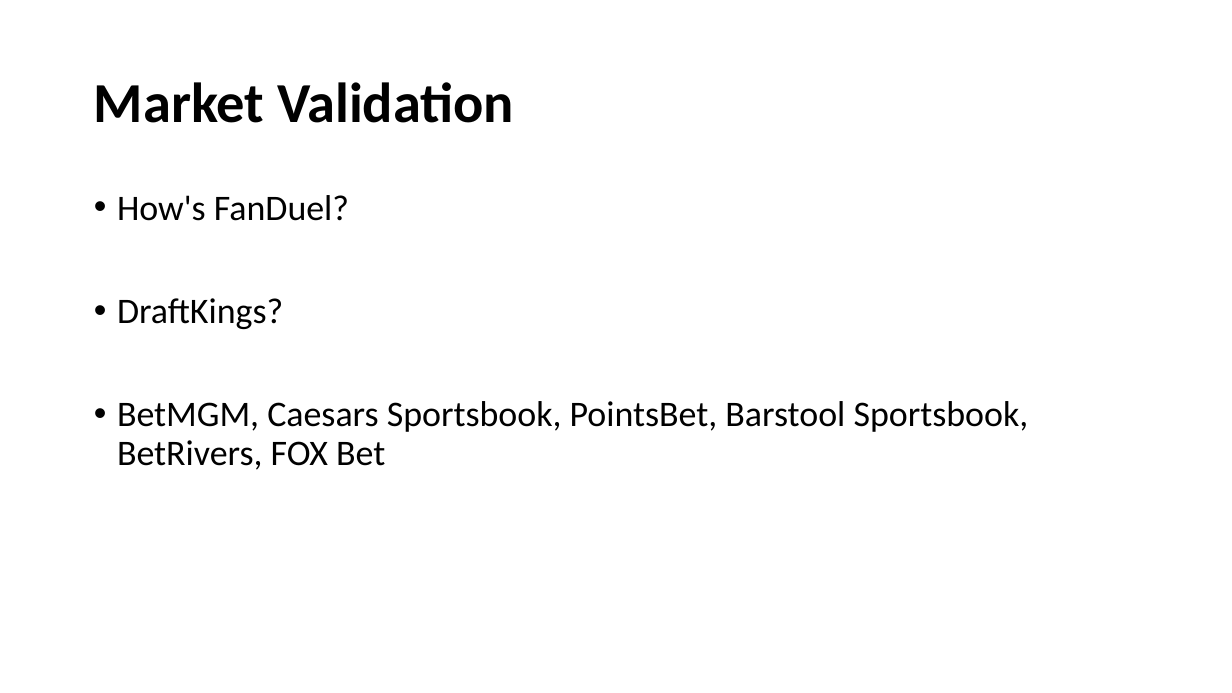
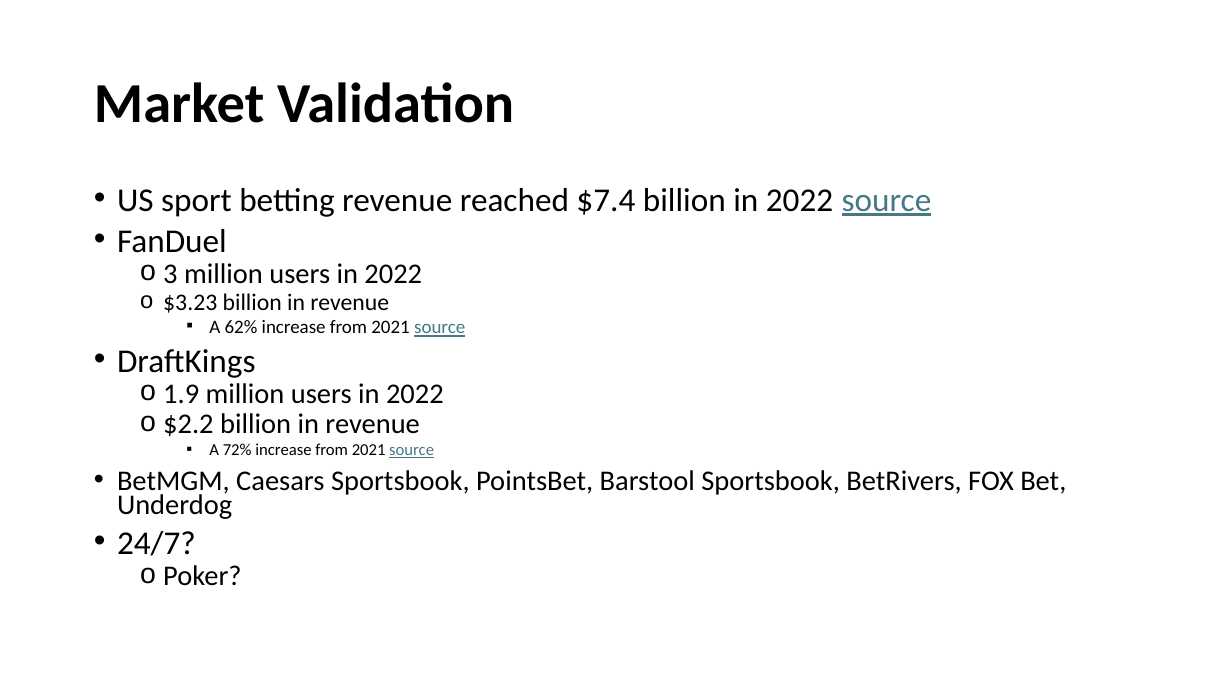
Before and after one commit to geektechniquestudios/ChessWager, a slide deck: slide 6 of brand-assets/pitch-deck/ChessWagerPitchDeck.pptx. Drawn at 1232x693 pixels with LibreOffice and Linux fonts; fonts in the diff are those of the drawing. Boxes give left, top, right and bottom in pixels: in the first picture for what was removed or moved away, otherwise in the second. Text is boxed around its words. In the diff, an @@ line names an element or a change of style, - is before the commit and + after.

Commit message:
add data to market validation slide

```diff
--- a/brand-assets/pitch-deck/ChessWagerPitchDeck.pptx
+++ b/brand-assets/pitch-deck/ChessWagerPitchDeck.pptx
@@ text at bbox=[117, 188, 1066, 586]: text changed; size 28 to 22.2 pt @@
-• How's FanDuel?
-• DraftKings?
-• BetMGM, Caesars Sportsbook, PointsBet, Barstool Sportsbook, BetRivers, FOX Bet
+• US sport betting revenue reached $7.4 billion in 2022 source
+• FanDuel
+  o 3 million users in 2022
+  o $3.23 billion in revenue
+    ▪ A 62% increase from 2021 source
+• DraftKings
+  o 1.9 million users in 2022
+  o $2.2 billion in revenue
+    ▪ A 72% increase from 2021 source
+• BetMGM, Caesars Sportsbook, PointsBet, Barstool Sportsbook, BetRivers, FOX Bet, Underdog
+• 24/7?
+  o Poker?
```
